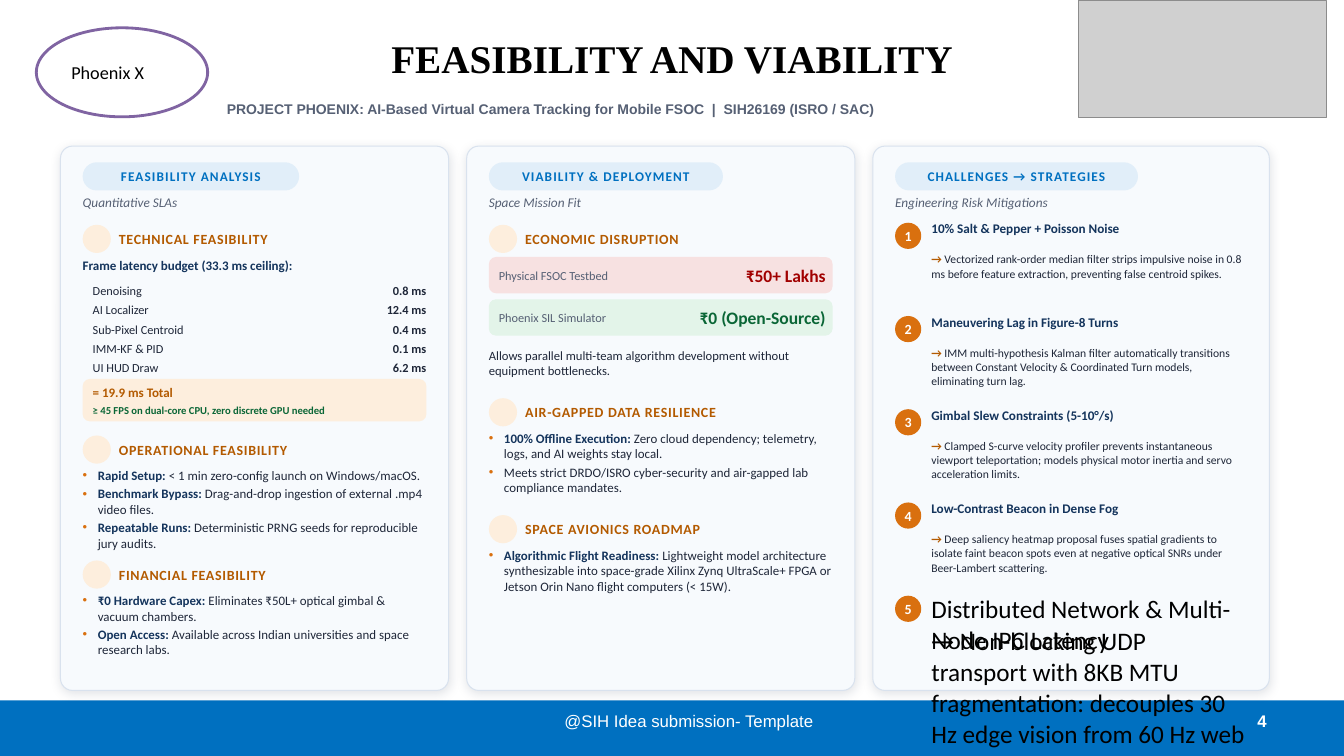
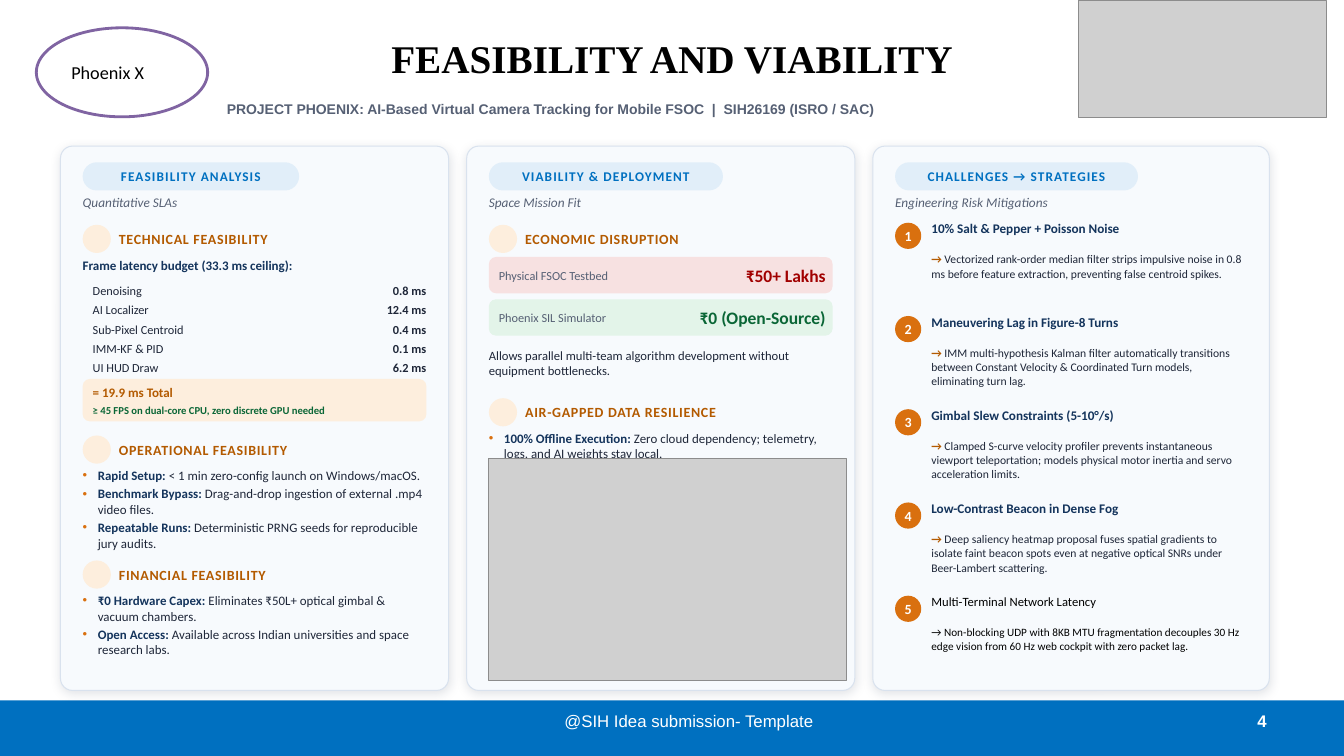
Before and after one commit to jvstin47/SIH-26169-Virtual-Camera-Tracking, a slide deck: slide 4 of Phoenix_X_SIH26169_Final.pptx. Drawn at 1344x756 pixels with LibreOffice and Linux fonts; fonts in the diff are those of the drawing; grey boxes stand for pictures; background and template pictures are left out. Boxes give left, top, right and bottom in pixels: in the first picture for what was removed or moved away, otherwise in the second. Text is boxed around its words. In the diff, an @@ line names an element or a change of style, - is before the commit and + after.

Commit message:
fix(presentation & telemetry): embed submission visuals into slides, fix FPS reporting calculation and eliminate layout collisions

```diff
--- a/Phoenix_X_SIH26169_Final.pptx
+++ b/Phoenix_X_SIH26169_Final.pptx
@@ picture added at <box>489,459,847,681</box> @@
@@ text removed at <box>525,524,701,534</box> @@
-SPACE AVIONICS ROADMAP
@@ text removed at <box>504,551,831,593</box> @@
-• Algorithmic Flight Readiness: Lightweight model architecture synthesizable into space-grade Xilinx Zynq UltraScale+ FPGA or Jetson Orin Nano flight computers (< 15W).
@@ text at <box>931,597,1096,608</box>: text changed; size 18 to 9 pt @@
-Distributed Network & Multi-Node IPC Latency
+Multi-Terminal Network Latency
@@ text at <box>931,628,1239,652</box>: text changed; size 18 to 8 pt @@
-→ Non-blocking UDP transport with 8KB MTU fragmentation: decouples 30 Hz edge vision from 60 Hz web cockpit with zero network lag.
+→ Non-blocking UDP with 8KB MTU fragmentation decouples 30 Hz edge vision from 60 Hz web cockpit with zero packet lag.
```
Also in this commit, not shown: 3 other slides changed, 3 other files.
